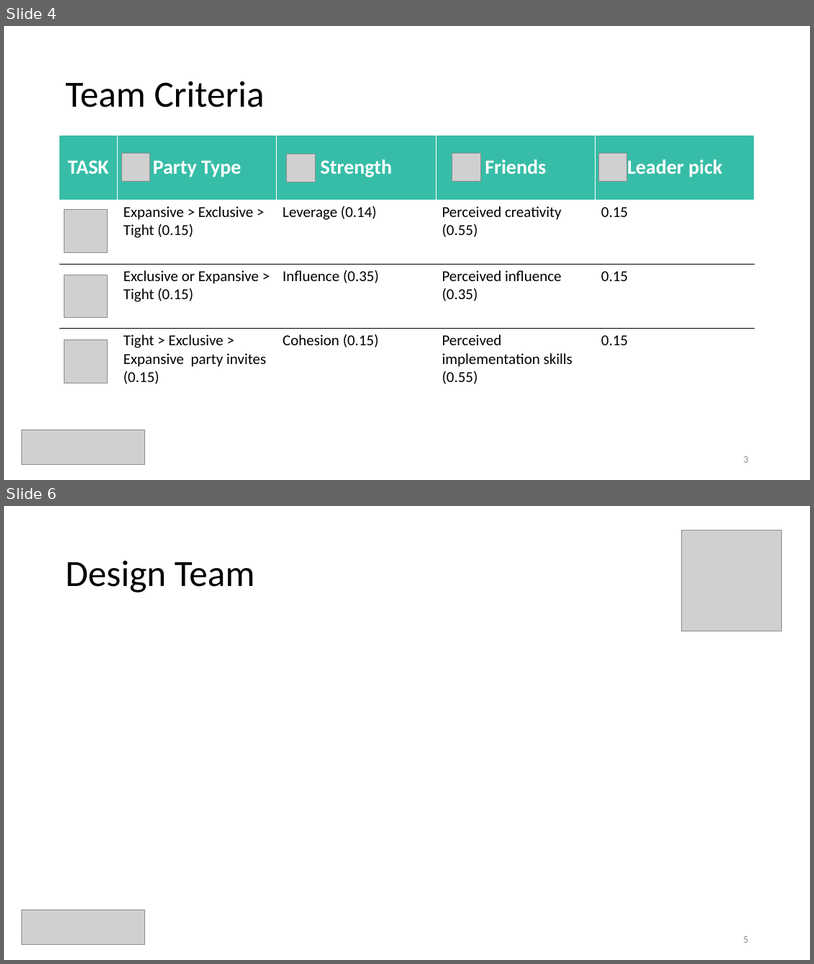
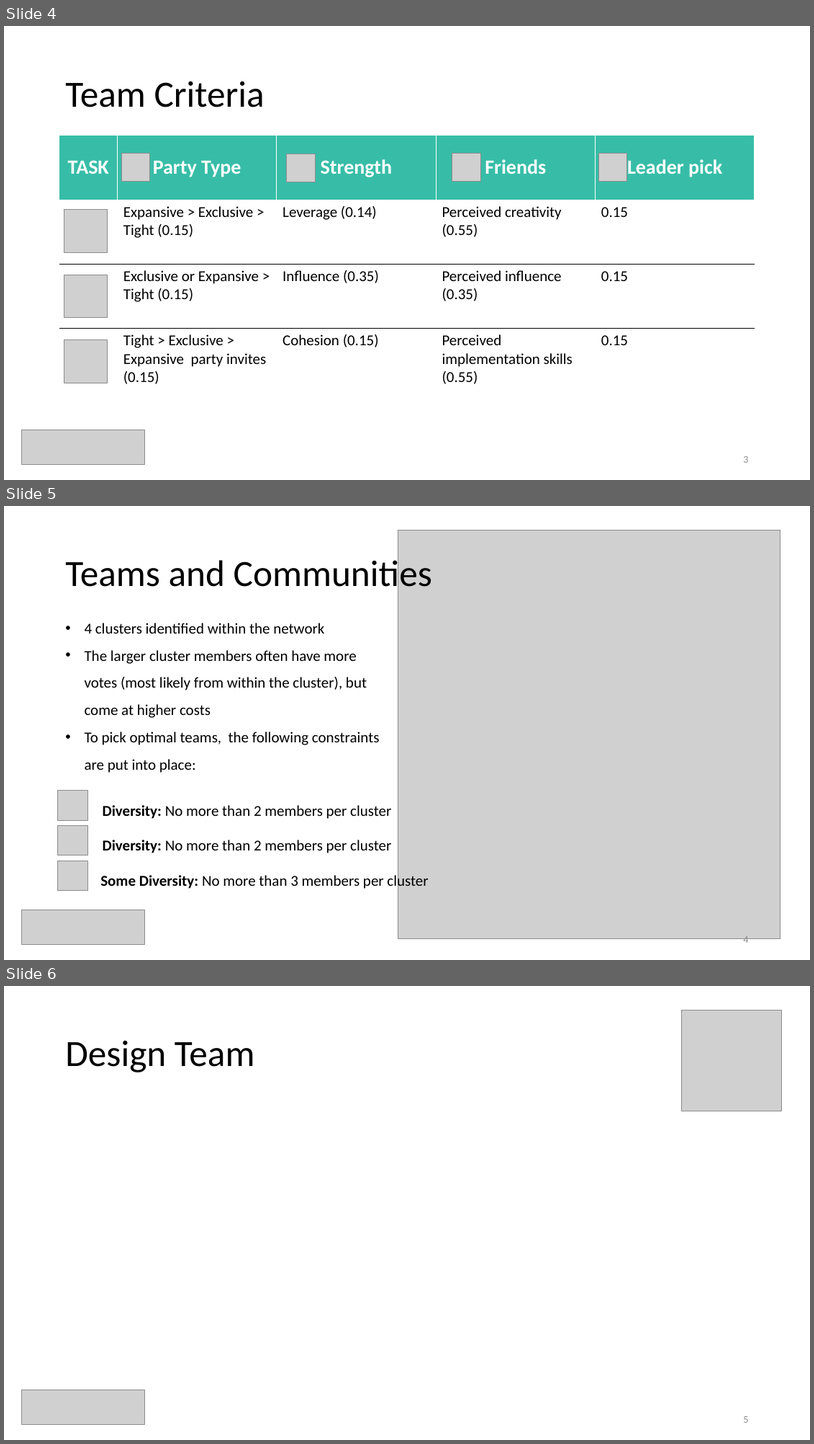
Before and after one commit to ceciliacheungns/Analytics_In_Business, a slide deck: Presentation.pptx. Shown one above the other, each under a label of ours: slides 4 and 6 before the commit, slides 4, 5 and 6 after it; the slides between them are not shown. The pictures are 814x964 and 814x1444 pixels, drawn with LibreOffice and Linux fonts; fonts in the diff are those of the drawing; grey boxes stand for pictures. Boxes give left, top, right and bottom in pixels: in the first picture for what was removed or moved away, otherwise in the second. Text is boxed around its words. In the diff, an @@ line names an element or a change of style, - is before the commit and + after.

Commit message:
Updated Agenda and added communities

```diff
--- a/Presentation.pptx
+++ b/Presentation.pptx
@@ slide 5 added at box(4, 506, 810, 960), background #FFFFFF @@
@@ picture added at box(398, 530, 781, 939) @@
@@ title added at box(65, 555, 432, 595), 44 pt, text #000000 @@
+Teams and Communities
@@ text added at box(85, 623, 380, 772), 18 pt, text #000000 @@
+• 4 clusters identified within the network
+• The larger cluster members often have more votes (most likely from within the cluster), but come at higher costs
+• To pick optimal teams, the following constraints are put into place:
@@ picture added at box(58, 790, 88, 821) @@
@@ text added at box(103, 805, 391, 818), 18 pt, text #000000 @@
+Diversity: No more than 2 members per cluster
@@ picture added at box(58, 826, 88, 856) @@
@@ text added at box(103, 839, 391, 853), 18 pt, text #000000 @@
+Diversity: No more than 2 members per cluster
@@ picture added at box(58, 860, 88, 890) @@
@@ text added at box(100, 873, 428, 890), 18 pt, text #000000 @@
+Some Diversity: No more than 3 members per cluster
@@ picture added at box(21, 909, 144, 944) @@
@@ page number added at box(743, 936, 748, 945), 12 pt, text #8C8C8C @@
+4
```
Also in this commit, not shown: 3 other slides added, 1 slide removed.
